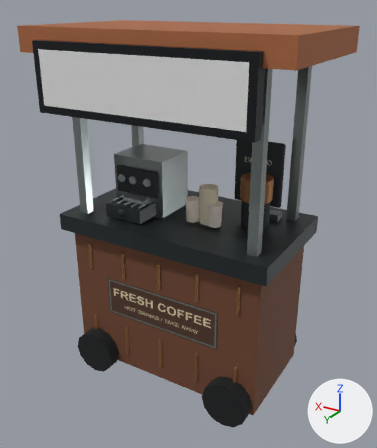
The Blender file art/street-props/coffee.blend as it was, and as the next commit left it.
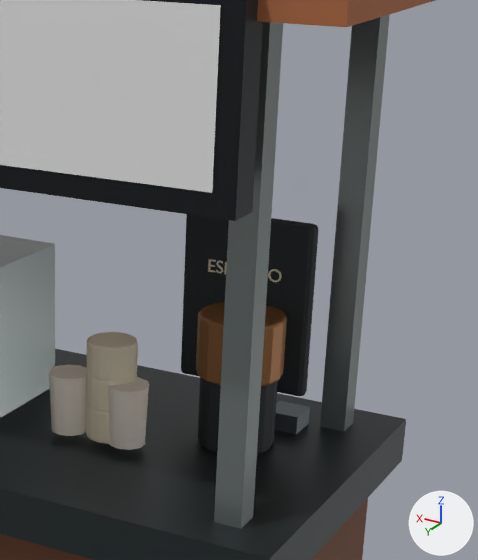
There are two pictures of each version: one whole from a 50 mm lens placed at (-1.486, 2.473, 2.279), pointed at (-0.02, 0.03, 1.058), one close up on the part from 44% to 92% of the width and 13% to 60% of the height. Every picture has the same lights, and +X, +Y and +Z are marked at lower right. The older version's two pictures come first.
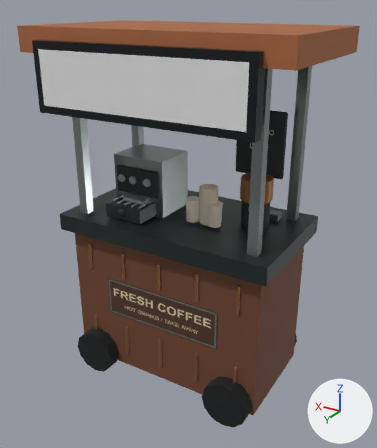
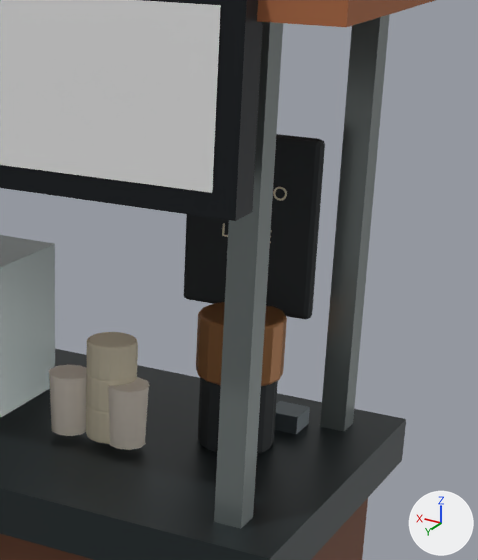
Edits to the bpy script that builds the scene:
```text
Change ob_menu_plaque:
    ob_menu_plaque.location: (-0.37, -0.16, 1.38) -> (-0.37, -0.16, 1.55)
Change ob_espresso:
    ob_espresso.location: (-0.37, -0.138, 1.44) -> (-0.37, -0.138, 1.61)
```

Boxes (x1, y1, x2, y2) around the edits, measured in the close-ups (478 x 560 px):
'Menu plaque', moved: before (181, 214, 319, 396); after (184, 134, 325, 319)
'ESPRESSO', moved (mostly hidden afterwards): before (208, 259, 282, 282); after (273, 187, 287, 201)
